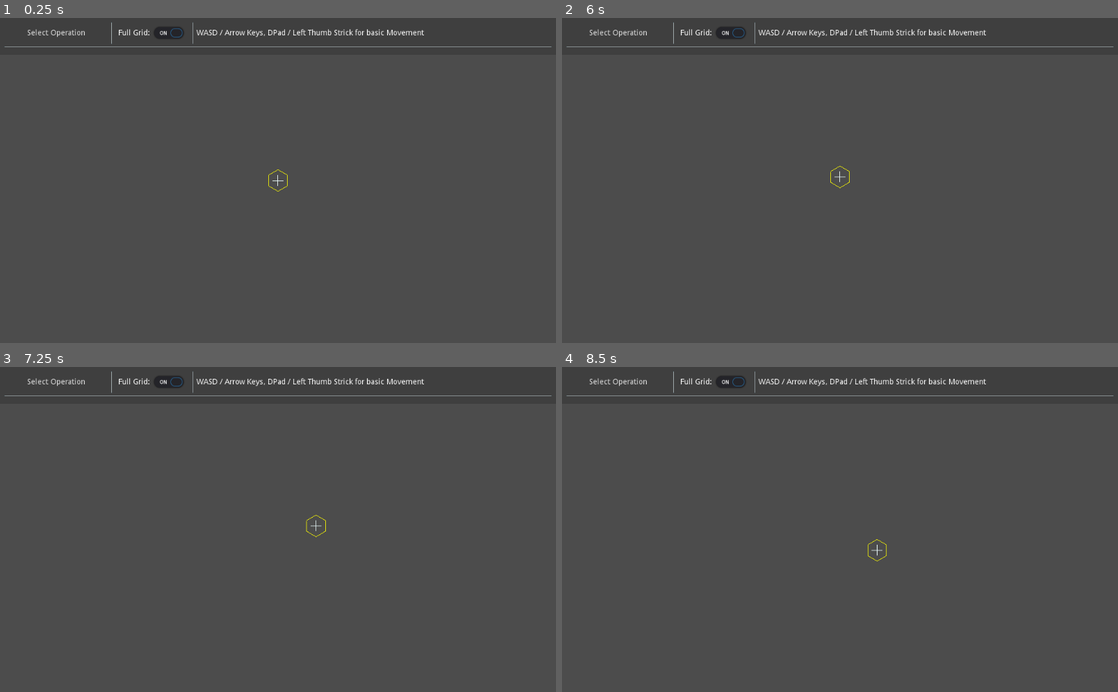
Above: before the commit, frames 1-4 (two rows, left to right).
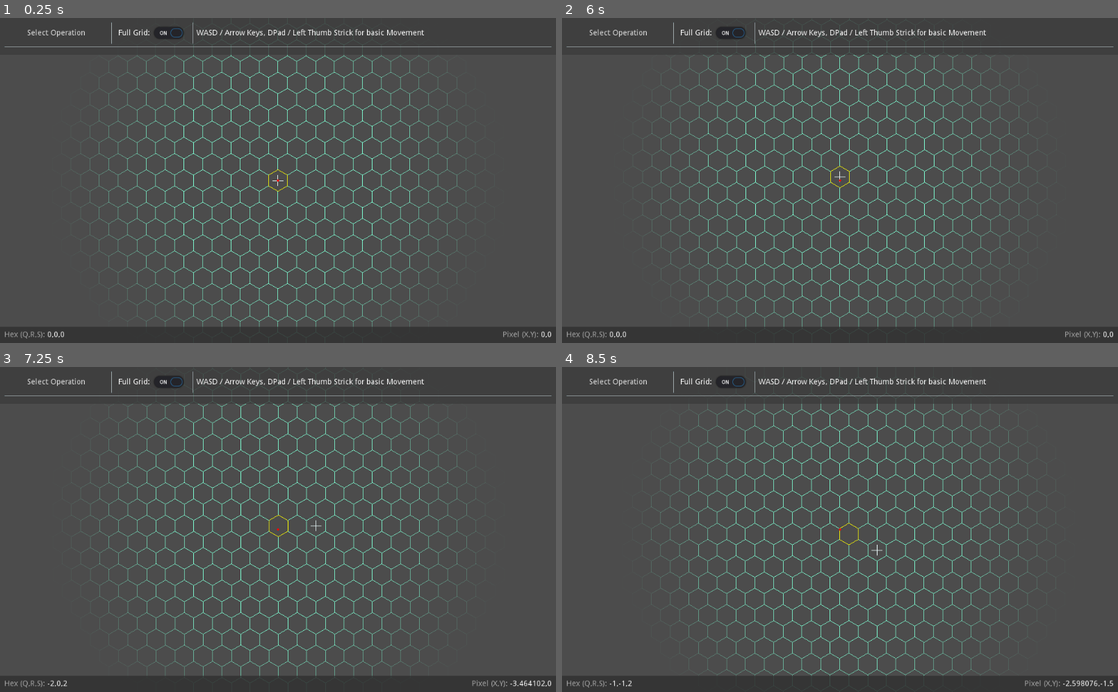
Above: after the commit, the same moments.

Repository: ObsidianBlk/HexGrid3Demo
Game: Godot game, scene res://Scenes/World.tscn
The game is run twice, just before and just after one commit, with the same random seed, the same clock (stepped at 60 frames per second) and the same inputs.
Inputs (mouse positions are in pixels of both pictures, inside the frame that each line leads up to):
- Up to frame 1 (0.25 s): no input
- Up to frame 2 (6 s): click "Select Operation" at 0.5 s; click "Full Grid:" at 1.25 s; click "Select Operation" at 2 s; click "Full Grid:" at 2.75 s; click "Select Operation" at 3.5 s; click "Full Grid:" at 4.25 s; tap Enter at 5 s; move the mouse to (962, 164) at 5.02 s; hold Space (interact) 5.03-5.78 s; click (962, 164) at 5.17 s; move the mouse to (728, 196) at 5.77 s; tap S (camera_down) at 5.85 s; click (728, 196) at 5.92 s
- Up to frame 3 (7.25 s): tap Space (interact) at 6.05, 6.8 s; tap Enter at 6.5 s; move the mouse to (333, 458) at 6.52 s; hold A (camera_left) from 6.53 s (still down); click (333, 458) at 6.67 s
- Up to frame 4 (8.5 s): move the mouse to (812, 594) at 7.27 s; release A (camera_left) at 7.28 s; tap D (camera_right) at 7.35 s; click (812, 594) at 7.42 s; tap Space (interact) at 7.55, 8, 8.3 s; move the mouse to (1006, 578) at 8.02 s; hold W (camera_up) from 8.03 s (still down); click (1006, 578) at 8.17 s

The runs differ from the first frame. In frame 1, 4.7% of the frame differs, in the area x 0-100%, y 6-99%; in frame 2, 4.6%; in frame 3, 4.8%; in frame 4, 4.8%, in the area x 0-100%, y 2-99%.

Commit message:
Fixed issues between HexGrid and HexGridView causing rendering issues. HexCell given a few helper setters/getters (also beings it more in parity with Godot4 version. Added 'PositionTracker' UI to show current Hex and 'Pixel' location on cursor on screen.

Diff:
--- a/Scenes/World.gd
+++ b/Scenes/World.gd
@@ -29,11 +29,13 @@
 onready var camera_node : Camera2D = $Camera2D
 onready var hexgridview : HexGridView = $HexGridView
 onready var toolbar : Control = $UI/Toolbar
+onready var pos_tracker : Control = $UI/PositionTracker
 
 # --------------------------------------------------------------------------------------------------
 # Override Methods
 # --------------------------------------------------------------------------------------------------
 func _ready() -> void:
+	hexgridview.connect("origin_changed", self, "_on_origin_changed")
 	hexgridview.connect("hex_grid_changed", self, "_on_hex_grid_changed")
 	if hexgridview.hex_grid != null:
 		_hex_grid = hexgridview.hex_grid
@@ -165,6 +167,9 @@
 # --------------------------------------------------------------------------------------------------
 # Override Methods
 # --------------------------------------------------------------------------------------------------
+func _on_origin_changed(origin : HexCell) -> void:
+	pos_tracker.set_position_hex(origin)
+
 func _on_hex_grid_changed() -> void:
 	_hex_grid = hexgridview.hex_grid
 
--- a/Scenes/World.tscn
+++ b/Scenes/World.tscn
@@ -1,9 +1,10 @@
-[gd_scene load_steps=7 format=2]
+[gd_scene load_steps=8 format=2]
 
 [ext_resource path="res://Scripts/HexGridView.gd" type="Script" id=1]
 [ext_resource path="res://Scenes/World.gd" type="Script" id=2]
 [ext_resource path="res://UI/Toolbar/Toolbar.tscn" type="PackedScene" id=3]
 [ext_resource path="res://Scripts/HexGrid.gd" type="Script" id=4]
+[ext_resource path="res://UI/PositionTracker/PositionTracker.tscn" type="PackedScene" id=5]
 
 [sub_resource type="Resource" id=1]
 script = ExtResource( 4 )
@@ -22,13 +23,14 @@
 cell_size = 20
 grid_alpha_curve = SubResource( 2 )
 base_grid_range = 13
-enable_base_grid = false
+enable_base_grid = true
+base_grid_color = Color( 0.498039, 1, 0.831373, 1 )
 enable_cursor = true
 cursor_color = Color( 1, 1, 0, 1 )
 cursor_region_priority = 100
 enable_focus_dot = true
 focus_dot_color = Color( 1, 0, 0, 1 )
-target_camera_path = NodePath("")
+target_camera_path = NodePath("../Camera2D")
 
 [node name="Camera2D" type="Camera2D" parent="."]
 current = true
@@ -37,4 +39,6 @@
 
 [node name="Toolbar" parent="UI" instance=ExtResource( 3 )]
 
+[node name="PositionTracker" parent="UI" instance=ExtResource( 5 )]
+
 [connection signal="operation_requested" from="UI/Toolbar" to="." method="_on_toolbar_operation_requested"]
--- a/Scripts/HexCell.gd
+++ b/Scripts/HexCell.gd
@@ -156,6 +156,38 @@
 # -------------------------------------------------------------------------
 var c : Vector3 = Vector3.ZERO
 var _orientation : int = ORIENTATION.Pointy
+
+# -------------------------------------------------------------------------
+# Setters / Getters
+# -------------------------------------------------------------------------
+func set_qrs(v : Vector3) -> void:
+	v = _RoundHexVector(v)
+	if _IsValid(v):
+		c = v
+
+func get_qrs() -> Vector3:
+	return c
+
+func set_qr(v : Vector2) -> void:
+	set_qrs(Vector3(v.x, (-v.x)-v.y, v.y))
+
+func get_qr() -> Vector2:
+	return Vector2(c.x, c.z)
+
+func set_orientation(o : int) -> void:
+	if ORIENTATION.values().find(o) >= 0:
+		if _orientation != o:
+			_orientation = o
+
+func get_q() -> int:
+	return int(c.x)
+
+func get_r() -> int:
+	return int(c.z)
+
+func get_s() -> int:
+	return int(c.y)
+
 
 # -------------------------------------------------------------------------
 # Override Methods
@@ -263,6 +295,10 @@
 # -------------------------------------------------------------------------
 # Private Methods
 # -------------------------------------------------------------------------
+func _IsValid(v : Vector3) -> bool:
+	return v.x + v.y + v.z == 0.0
+
+
 func _CellLerp(a : HexCell, b : HexCell, t : float) -> HexCell:
 	var q = lerp(a.q, b.q, t)
 	var r = lerp(a.r, b.r, t)
@@ -470,6 +506,7 @@
 		for i in range(0, dist):
 			var ncell = _CellLerp(self, cell, i/dist)
 			res.append(ncell)
+		res.append(cell)
 	return res
 
 func get_line_to_point(point : Vector2) -> Array:
--- a/Scripts/HexGrid.gd
+++ b/Scripts/HexGrid.gd
@@ -223,7 +223,7 @@
 	if priority in _active_cells[cell.qrs]:
 		var idx : int = _active_cells[cell.qrs][priority].find(region_name)
 		if idx >= 0:
-			_active_cells[cell.qrs][priority].remove_at(idx)
+			_active_cells[cell.qrs][priority].remove(idx)
 			if _active_cells[cell.qrs][priority].size() <= 0:
 				_active_cells[cell.qrs].erase(priority)
 				if _active_cells[cell.qrs].size() <= 0:
--- a/Scripts/HexGridView.gd
+++ b/Scripts/HexGridView.gd
@@ -83,18 +83,28 @@
 	if hg != null and not hg is HexGrid:
 		return
 	if _hex_grid != null:
-		_hex_grid.disconnect("orientation_changed", self, "_on_orientation_changed")
-		_hex_grid.disconnect("bounds_updated", self, "_on_bounds_updated")
-		_hex_grid.disconnect("region_added", self, "_on_region_added")
-		_hex_grid.disconnect("region_removed", self, "_on_region_removed")
-		_hex_grid.disconnect("region_changed", self, "_on_region_changed")
+		if _hex_grid.is_connected("orientation_changed", self, "_on_orientation_changed"):
+			_hex_grid.disconnect("orientation_changed", self, "_on_orientation_changed")
+		if _hex_grid.is_connected("bounds_updated", self, "_on_bounds_updated"):
+			_hex_grid.disconnect("bounds_updated", self, "_on_bounds_updated")
+		if _hex_grid.is_connected("region_added", self, "_on_region_added"):
+			_hex_grid.disconnect("region_added", self, "_on_region_added")
+		if _hex_grid.is_connected("region_removed", self, "_on_region_removed"):
+			_hex_grid.disconnect("region_removed", self, "_on_region_removed")
+		if _hex_grid.is_connected("region_changed", self, "_on_region_changed"):
+			_hex_grid.disconnect("region_changed", self, "_on_region_changed")
 	_hex_grid = hg
 	if _hex_grid != null:
-		_hex_grid.connect("orientation_changed", self, "_on_orientation_changed")
-		_hex_grid.connect("bounds_updated", self, "_on_bounds_updated")
-		_hex_grid.connect("region_added", self, "_on_region_added")
-		_hex_grid.connect("region_removed", self, "_on_region_removed")
-		_hex_grid.connect("region_changed", self, "_on_region_changed")
+		if not _hex_grid.is_connected("orientation_changed", self, "_on_orientation_changed"):
+			_hex_grid.connect("orientation_changed", self, "_on_orientation_changed")
+		if not _hex_grid.is_connected("bounds_updated", self, "_on_bounds_updated"):
+			_hex_grid.connect("bounds_updated", self, "_on_bounds_updated")
+		if not _hex_grid.is_connected("region_added", self, "_on_region_added"):
+			_hex_grid.connect("region_added", self, "_on_region_added")
+		if not _hex_grid.is_connected("region_removed", self, "_on_region_removed"):
+			_hex_grid.connect("region_removed", self, "_on_region_removed")
+		if not _hex_grid.is_connected("region_changed", self, "_on_region_changed"):
+			_hex_grid.connect("region_changed", self, "_on_region_changed")
 
 		_UpdateCellOrientation()
 		if _enable_cursor:
@@ -349,6 +359,9 @@
 
 	var offset = _grid_origin.to_point() * _cell_size
 	for e in _grid_data.edges:
+		if not _IsEdgeVisible(e):
+			continue
+
 		var alpha : float = 1.0
 		if _grid_alpha_curve != null:
 			alpha = max(0.0, min(1.0, ((e.dist_to_center() / _cell_size) / (_base_grid_range * 1.7))))
@@ -383,7 +396,7 @@
 # ------------------------------------------------------------------------------
 func _QueueRedraw() -> void:
 	if Engine.editor_hint:
-		update()
+		call_deferred("update")
 	else:
 		_viz_dirty = true
 
@@ -528,6 +541,7 @@
 # Yes... I realize how repeatative these handlers are. This was whipped quick. May go back and
 # optimize all of this later!
 func _on_orientation_changed(new_orientation : int) -> void:
+	_UpdateCellOrientation()
 	_QueueRedraw()
 
 func _on_region_added(region_name : String) -> void:
--- /dev/null
+++ b/UI/PositionTracker/PositionTracker.gd
@@ -0,0 +1,19 @@
+extends Control
+
+# ------------------------------------------------------------------------------
+# Onready Variables
+# ------------------------------------------------------------------------------
+onready var qrs_value : Label = $MC/HBC/QRS/Value
+onready var xy_value : Label = $MC/HBC/Pixel/Value
+
+# ------------------------------------------------------------------------------
+# Public Methods
+# ------------------------------------------------------------------------------
+func set_position_hex(cell : HexCell) -> void:
+	var qrs : Vector3 = cell.qrs
+	var pos : Vector2 = cell.to_point()
+
+	if qrs_value:
+		qrs_value.text = "%s,%s,%s"%[int(qrs.x), int(qrs.z), int(qrs.y)]
+	if xy_value:
+		xy_value.text = "%s,%s"%[pos.x, pos.y]
--- /dev/null
+++ b/UI/PositionTracker/PositionTracker.tscn
@@ -0,0 +1,68 @@
+[gd_scene load_steps=2 format=2]
+
+[ext_resource path="res://UI/PositionTracker/PositionTracker.gd" type="Script" id=1]
+
+[node name="PositionTracker" type="MarginContainer"]
+anchor_top = 1.0
+anchor_right = 1.0
+anchor_bottom = 1.0
+margin_top = -30.0
+script = ExtResource( 1 )
+
+[node name="ColorRect" type="ColorRect" parent="."]
+margin_right = 1024.0
+margin_bottom = 30.0
+color = Color( 0.180392, 0.180392, 0.180392, 0.768627 )
+
+[node name="MC" type="MarginContainer" parent="."]
+margin_right = 1024.0
+margin_bottom = 30.0
+custom_constants/margin_right = 8
+custom_constants/margin_top = 8
+custom_constants/margin_left = 8
+custom_constants/margin_bottom = 8
+
+[node name="HBC" type="HBoxContainer" parent="MC"]
+margin_left = 8.0
+margin_top = 8.0
+margin_right = 1016.0
+margin_bottom = 22.0
+
+[node name="QRS" type="HBoxContainer" parent="MC/HBC"]
+margin_right = 111.0
+margin_bottom = 14.0
+
+[node name="Label" type="Label" parent="MC/HBC/QRS"]
+margin_right = 75.0
+margin_bottom = 14.0
+custom_colors/font_color = Color( 0.662745, 0.662745, 0.662745, 1 )
+text = "Hex (Q,R,S):"
+
+[node name="Value" type="Label" parent="MC/HBC/QRS"]
+margin_left = 79.0
+margin_right = 111.0
+margin_bottom = 14.0
+text = "0,0,0"
+
+[node name="Spacer" type="Control" parent="MC/HBC"]
+margin_left = 115.0
+margin_right = 914.0
+margin_bottom = 14.0
+size_flags_horizontal = 3
+
+[node name="Pixel" type="HBoxContainer" parent="MC/HBC"]
+margin_left = 918.0
+margin_right = 1008.0
+margin_bottom = 14.0
+
+[node name="Label" type="Label" parent="MC/HBC/Pixel"]
+margin_right = 66.0
+margin_bottom = 14.0
+custom_colors/font_color = Color( 0.662745, 0.662745, 0.662745, 1 )
+text = "Pixel (X,Y):"
+
+[node name="Value" type="Label" parent="MC/HBC/Pixel"]
+margin_left = 70.0
+margin_right = 90.0
+margin_bottom = 14.0
+text = "0,0"
